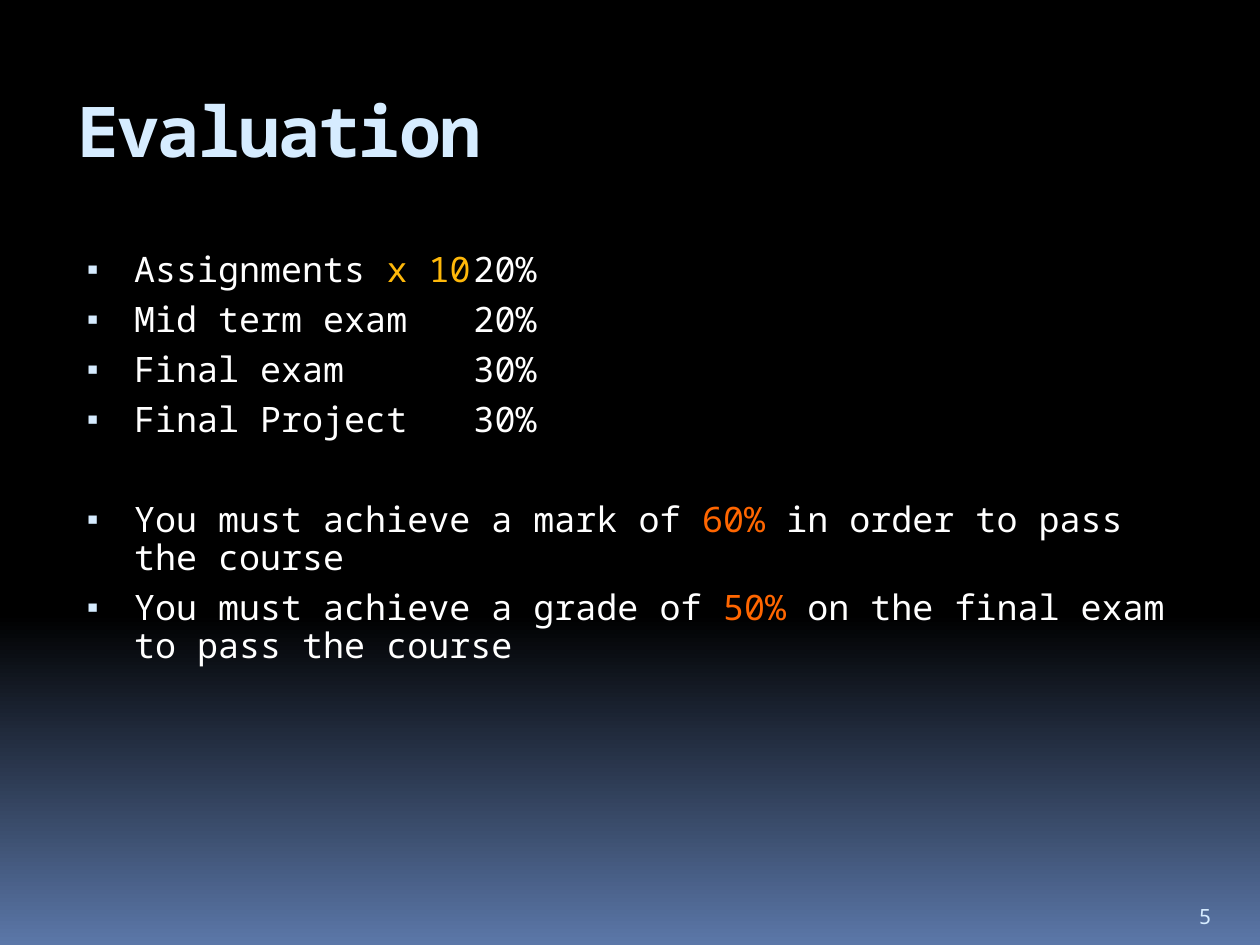
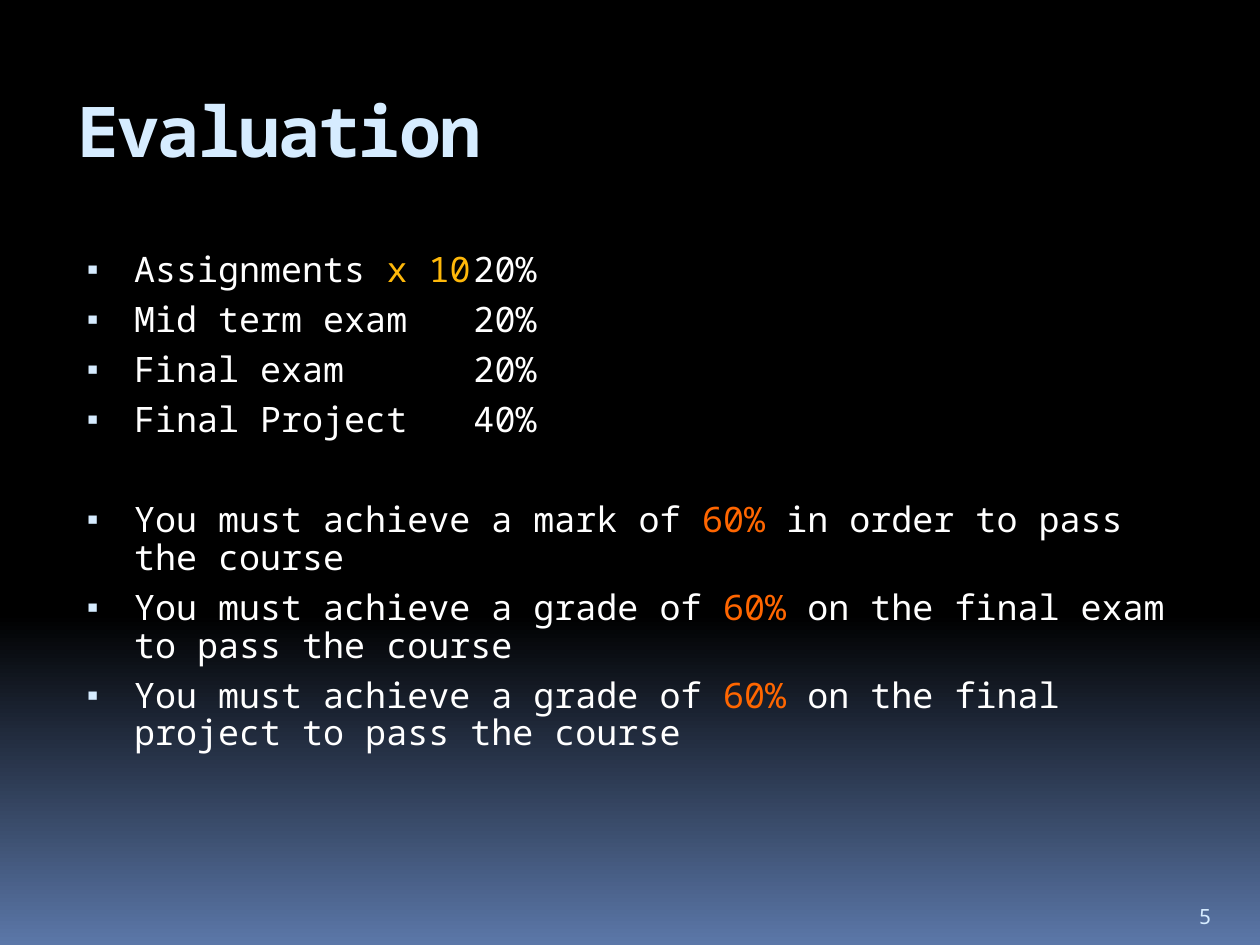
Before and after one commit to hchan/comp2613, a slide deck: slide 5 of coursePresentation.pptx. Drawn at 1260x945 pixels with LibreOffice and Linux fonts; fonts in the diff are those of the drawing. Boxes give left, top, right and bottom in pixels: in the first picture for what was removed or moved away, otherwise in the second. Text is boxed around its words. In the diff, an @@ line names an element or a change of style, - is before the commit and + after.

```diff
--- a/coursePresentation.pptx
+++ b/coursePresentation.pptx
@@ text at (134,355,536,441): text changed @@
-▪ Final exam 30%
-▪ Final Project 30%
+▪ Final exam 20%
+▪ Final Project 40%
@@ text at (134,593,1165,754): text changed @@
-▪ You must achieve a grade of 50% on the final exam to pass the course
+▪ You must achieve a grade of 60% on the final exam to pass the course
+▪ You must achieve a grade of 60% on the final project to pass the course
```
Also in this commit, not shown: 1 other file.
